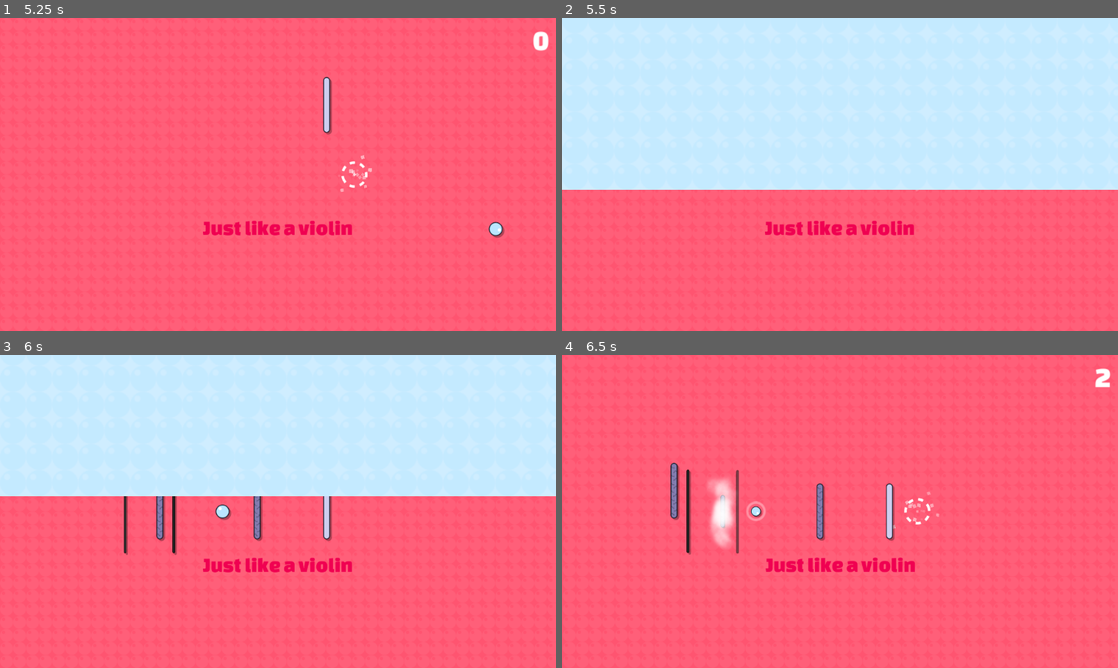
Above: before the commit, frames 1-4 (two rows, left to right).
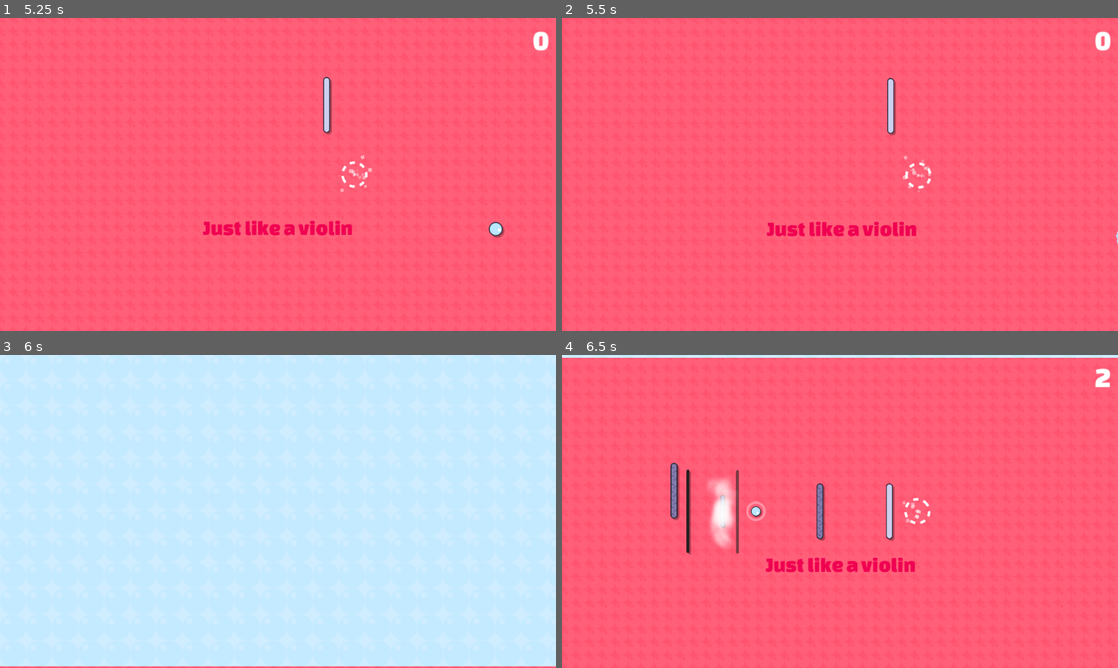
Above: after the commit, the same moments.

Repository: WirelessNine/Re-Cochet
Game: Godot game, scene res://scenes/main/main.tscn
The game is run twice, just before and just after one commit, with the same random seed, the same clock (stepped at 60 frames per second) and the same inputs.
Inputs (mouse positions are in pixels of both pictures, inside the frame that each line leads up to):
- Up to frame 1 (5.25 s): click (227, 168) at 0.5 s; click (328, 168) at 1.25 s; click (433, 168) at 2 s; click (122, 230) at 2.75 s; tap Enter (ui_accept) at 3.5, 3.77 s; move the mouse to (400, 158) at 3.52 s; tap I at 3.6, 5.1 s; click (400, 158) at 3.67 s; drag from (166, 190) to (355, 174) at 4.27 s; move the mouse to (333, 105) at 5.02 s
- Up to frame 2 (5.5 s): no input
- Up to frame 3 (6 s): drag from (250, 574) to (111, 464) at 5.77 s
- Up to frame 4 (6.5 s): no input

Frame 1 is identical in both runs. In frame 2, 56% of the frame differs, in the area x 0-100%, y 0-73%; in frame 3, 54%; in frame 4, 1.1%.

Commit message:
Add sound and music

Diff:
--- /dev/null
+++ b/assets/audio/clap_random.tres
@@ -0,0 +1,8 @@
+[gd_resource type="AudioStreamRandomizer" format=3 uid="uid://bnrjhg5nc23ws"]
+
+[ext_resource type="AudioStream" uid="uid://dfcd3dx1qhfiv" path="res://assets/audio/clap.wav" id="1_eqjdv"]
+
+[resource]
+random_pitch = 1.0594631
+streams_count = 1
+stream_0/stream = ExtResource("1_eqjdv")
--- /dev/null
+++ b/assets/audio/conga_random.tres
@@ -0,0 +1,8 @@
+[gd_resource type="AudioStreamRandomizer" format=3 uid="uid://bfosa35la6fl1"]
+
+[ext_resource type="AudioStream" uid="uid://la53mnute0sx" path="res://assets/audio/conga.wav" id="1_oe5f4"]
+
+[resource]
+random_pitch = 1.0594631
+streams_count = 1
+stream_0/stream = ExtResource("1_oe5f4")
--- /dev/null
+++ b/assets/audio/metal_random.tres
@@ -0,0 +1,8 @@
+[gd_resource type="AudioStreamRandomizer" format=3 uid="uid://cgdsve112rnpc"]
+
+[ext_resource type="AudioStream" uid="uid://3p4wqovr1tsc" path="res://assets/audio/metal.wav" id="1_4ym0f"]
+
+[resource]
+random_pitch = 1.0594631
+streams_count = 1
+stream_0/stream = ExtResource("1_4ym0f")
--- /dev/null
+++ b/assets/audio/swoosh_randomizer.tres
@@ -0,0 +1,8 @@
+[gd_resource type="AudioStreamRandomizer" format=3 uid="uid://51caiwdqyqga"]
+
+[ext_resource type="AudioStream" uid="uid://cjtllfb13wu2q" path="res://assets/audio/swoosh.wav" id="1_8s4on"]
+
+[resource]
+random_pitch = 1.0594631
+streams_count = 1
+stream_0/stream = ExtResource("1_8s4on")
--- /dev/null
+++ b/assets/audio/tamb_random.tres
@@ -0,0 +1,8 @@
+[gd_resource type="AudioStreamRandomizer" format=3 uid="uid://m3i8i7f4ysgs"]
+
+[ext_resource type="AudioStream" uid="uid://jyo8s56bve50" path="res://assets/audio/tamb.wav" id="1_47n8a"]
+
+[resource]
+random_pitch = 1.0594631
+streams_count = 1
+stream_0/stream = ExtResource("1_47n8a")
--- /dev/null
+++ b/assets/audio/ui_pop_randomizer.tres
@@ -0,0 +1,8 @@
+[gd_resource type="AudioStreamRandomizer" format=3 uid="uid://bn75ryyrafbns"]
+
+[ext_resource type="AudioStream" uid="uid://bt38lo321ernf" path="res://assets/audio/ui_pop.wav" id="1_7v4k4"]
+
+[resource]
+random_pitch = 1.0594631
+streams_count = 1
+stream_0/stream = ExtResource("1_7v4k4")
--- a/scenes/main/main.gd
+++ b/scenes/main/main.gd
@@ -25,6 +25,8 @@
 @onready var fade: ColorRect = %Fade
 @onready var title_screen: Menu = %TitleScreen
 @onready var current_hits_label: Label = %CurrentHits
+@onready var win: AudioStreamPlayer = %Win
+@onready var kill: AudioStreamPlayer = %Kill
 
 
 func _ready() -> void:
@@ -122,6 +124,7 @@
 
 func _on_level_failed() -> void:
 	current_level.kill_player()
+	kill.play()
 
 	await get_tree().create_timer(0.2).timeout
 
@@ -145,6 +148,8 @@
 
 	if current_level.pentagon_collected:
 		Globals.pentagon_levels[current_level.level_id] = true
+
+	win.play()
 
 	var tween: Tween = create_tween().set_ease(Tween.EASE_OUT).set_trans(Tween.TRANS_CUBIC)
 
@@ -183,4 +188,4 @@
 
 func _on_bounds_body_entered(body: Node2D) -> void:
 	if body is Player2D:
-		restart_level()
+		_on_level_failed()
--- a/scenes/main/main.tscn
+++ b/scenes/main/main.tscn
@@ -3,6 +3,9 @@
 [ext_resource type="Script" uid="uid://dob0r6vfipwon" path="res://scenes/main/main.gd" id="1_hyk8p"]
 [ext_resource type="PackedScene" uid="uid://cne11b6o4xcdl" path="res://scenes/ui/title_screen.tscn" id="2_iuonh"]
 [ext_resource type="PackedScene" uid="uid://cpey7p5dp4tr1" path="res://scenes/ui/level_transition.tscn" id="3_k2fmo"]
+[ext_resource type="AudioStream" uid="uid://wn4ejgkdnrvx" path="res://assets/audio/win_clap.wav" id="4_l3cfh"]
+[ext_resource type="AudioStream" uid="uid://d3qb7mkde1g8c" path="res://assets/audio/shatter.wav" id="5_6q06x"]
+[ext_resource type="AudioStream" uid="uid://cen1r3cbpy2lp" path="res://assets/audio/drums and beats.wav" id="6_ow5a4"]
 
 [sub_resource type="WorldBoundaryShape2D" id="WorldBoundaryShape2D_k2fmo"]
 distance = -362.0
@@ -86,4 +89,19 @@
 text = "5"
 horizontal_alignment = 2
 
+[node name="Win" type="AudioStreamPlayer" parent="." unique_id=331461413]
+unique_name_in_owner = true
+stream = ExtResource("4_l3cfh")
+volume_db = -5.0
+
+[node name="Kill" type="AudioStreamPlayer" parent="." unique_id=1902219555]
+unique_name_in_owner = true
+stream = ExtResource("5_6q06x")
+volume_db = -10.0
+
+[node name="Music" type="AudioStreamPlayer" parent="." unique_id=1620496295]
+stream = ExtResource("6_ow5a4")
+volume_db = -8.0
+autoplay = true
+
 [connection signal="body_entered" from="Bounds" to="." method="_on_bounds_body_entered"]
--- a/scenes/obstacles/circle.tscn
+++ b/scenes/obstacles/circle.tscn
@@ -3,6 +3,7 @@
 [ext_resource type="Script" uid="uid://dpk2rfjrudpty" path="res://scenes/obstacles/wall.gd" id="1_mtws3"]
 [ext_resource type="Texture2D" uid="uid://udluvtuu1oko" path="res://resources/textures/obstacles/circle.tres" id="2_mtws3"]
 [ext_resource type="Material" uid="uid://bipoqgphw5eb0" path="res://resources/materials/drop_shadow_material.tres" id="3_ivjmd"]
+[ext_resource type="AudioStream" uid="uid://dfcd3dx1qhfiv" path="res://assets/audio/clap.wav" id="4_ggoh7"]
 
 [sub_resource type="CircleShape2D" id="CircleShape2D_ru67q"]
 radius = 32.24903
@@ -22,3 +23,7 @@
 
 [node name="CollisionShape2D" type="CollisionShape2D" parent="." unique_id=1189307780]
 shape = SubResource("CircleShape2D_ru67q")
+
+[node name="Hit" type="AudioStreamPlayer" parent="." unique_id=802988162]
+unique_name_in_owner = true
+stream = ExtResource("4_ggoh7")
--- a/scenes/obstacles/square.tscn
+++ b/scenes/obstacles/square.tscn
@@ -3,6 +3,7 @@
 [ext_resource type="Script" uid="uid://dpk2rfjrudpty" path="res://scenes/obstacles/wall.gd" id="1_iifny"]
 [ext_resource type="Texture2D" uid="uid://cfkbmuqwo5pt4" path="res://resources/textures/obstacles/square.tres" id="2_7s7k8"]
 [ext_resource type="Material" uid="uid://bipoqgphw5eb0" path="res://resources/materials/drop_shadow_material.tres" id="3_e4qlr"]
+[ext_resource type="AudioStream" uid="uid://dfcd3dx1qhfiv" path="res://assets/audio/clap.wav" id="4_3wud4"]
 
 [sub_resource type="RectangleShape2D" id="RectangleShape2D_as85p"]
 size = Vector2(64, 64)
@@ -22,3 +23,7 @@
 
 [node name="CollisionShape2D" type="CollisionShape2D" parent="." unique_id=1189307780]
 shape = SubResource("RectangleShape2D_as85p")
+
+[node name="Hit" type="AudioStreamPlayer" parent="." unique_id=1492430444]
+unique_name_in_owner = true
+stream = ExtResource("4_3wud4")
--- a/scenes/obstacles/string.gd
+++ b/scenes/obstacles/string.gd
@@ -6,6 +6,7 @@
 @onready var sprite: Sprite2D = %Sprite
 @onready var shadow: Sprite2D = %Shadow
 @onready var collision_shape: CollisionShape2D = %CollisionShape
+@onready var hit: AudioStreamPlayer = %Hit
 
 @export var targets: Dictionary[Node2D, Vector2]
 
@@ -17,6 +18,8 @@
 	activated = true
 	collision_shape.set_deferred(&"disabled", true)
 	shadow.hide()
+
+	hit.play()
 
 	_handle_target_obstacles()
 
--- a/scenes/obstacles/string.tscn
+++ b/scenes/obstacles/string.tscn
@@ -3,6 +3,7 @@
 [ext_resource type="Script" uid="uid://bniexn1cch48y" path="res://scenes/obstacles/string.gd" id="1_2hhs6"]
 [ext_resource type="Texture2D" uid="uid://cjw3nexaf1vw0" path="res://resources/textures/obstacles/string.tres" id="2_k5ec0"]
 [ext_resource type="Material" uid="uid://bipoqgphw5eb0" path="res://resources/materials/drop_shadow_material.tres" id="3_2hhs6"]
+[ext_resource type="AudioStream" uid="uid://m3i8i7f4ysgs" path="res://assets/audio/tamb_random.tres" id="4_lqviy"]
 
 [sub_resource type="RectangleShape2D" id="RectangleShape2D_as85p"]
 size = Vector2(6, 192)
@@ -27,3 +28,8 @@
 unique_name_in_owner = true
 shape = SubResource("RectangleShape2D_as85p")
 debug_color = Color(0, 0.5950001, 0.7, 0)
+
+[node name="Hit" type="AudioStreamPlayer" parent="." unique_id=758505382]
+unique_name_in_owner = true
+stream = ExtResource("4_lqviy")
+stream_paused = true
--- a/scenes/obstacles/triangle.tscn
+++ b/scenes/obstacles/triangle.tscn
@@ -3,6 +3,7 @@
 [ext_resource type="Script" uid="uid://dpk2rfjrudpty" path="res://scenes/obstacles/wall.gd" id="1_34uyr"]
 [ext_resource type="Texture2D" uid="uid://dug58ga606054" path="res://resources/textures/obstacles/triangle.tres" id="2_34uyr"]
 [ext_resource type="Material" uid="uid://bipoqgphw5eb0" path="res://resources/materials/drop_shadow_material.tres" id="3_ajhgl"]
+[ext_resource type="AudioStream" uid="uid://dfcd3dx1qhfiv" path="res://assets/audio/clap.wav" id="4_ru67q"]
 
 [sub_resource type="ConvexPolygonShape2D" id="ConvexPolygonShape2D_ivjmd"]
 points = PackedVector2Array(0, -32, -31, 32, 31, 32)
@@ -22,3 +23,7 @@
 
 [node name="CollisionShape2D" type="CollisionShape2D" parent="." unique_id=1189307780]
 shape = SubResource("ConvexPolygonShape2D_ivjmd")
+
+[node name="Hit" type="AudioStreamPlayer" parent="." unique_id=633172797]
+unique_name_in_owner = true
+stream = ExtResource("4_ru67q")
--- a/scenes/obstacles/wall.gd
+++ b/scenes/obstacles/wall.gd
@@ -13,6 +13,7 @@
 ]
 
 @onready var sprite: Sprite2D = %Sprite
+@onready var hit: AudioStreamPlayer = %Hit
 
 
 func _touched() -> void:
@@ -25,3 +26,5 @@
 
 	tween.tween_property(sprite, ^"self_modulate", Color.WHITE, 0.5)
 	tween.tween_property(sprite, ^"scale", Vector2.ONE, 0.2)
+
+	hit.play()
--- a/scenes/obstacles/wall.tscn
+++ b/scenes/obstacles/wall.tscn
@@ -3,6 +3,7 @@
 [ext_resource type="Script" uid="uid://dpk2rfjrudpty" path="res://scenes/obstacles/wall.gd" id="1_2jsn7"]
 [ext_resource type="Material" uid="uid://bipoqgphw5eb0" path="res://resources/materials/drop_shadow_material.tres" id="1_amwi0"]
 [ext_resource type="Texture2D" uid="uid://baamtv6ta751g" path="res://resources/textures/obstacles/wall.tres" id="1_fdlmw"]
+[ext_resource type="AudioStream" uid="uid://dfcd3dx1qhfiv" path="res://assets/audio/clap.wav" id="4_uor2m"]
 
 [sub_resource type="RectangleShape2D" id="RectangleShape2D_as85p"]
 size = Vector2(16, 128)
@@ -22,3 +23,8 @@
 [node name="CollisionShape2D" type="CollisionShape2D" parent="." unique_id=2086472865]
 shape = SubResource("RectangleShape2D_as85p")
 debug_color = Color(0, 0.5950001, 0.7, 0)
+
+[node name="Hit" type="AudioStreamPlayer" parent="." unique_id=1773874511]
+unique_name_in_owner = true
+stream = ExtResource("4_uor2m")
+stream_paused = true
--- a/scenes/obstacles/weak_wall.gd
+++ b/scenes/obstacles/weak_wall.gd
@@ -3,6 +3,7 @@
 @onready var sprite: Sprite2D = %Sprite
 @onready var collision_shape: CollisionShape2D = %CollisionShape
 @onready var particles: GPUParticles2D = %Particles
+@onready var hit: AudioStreamPlayer = %Hit
 
 
 func _touched() -> void:
@@ -13,3 +14,5 @@
 
 	tween.tween_property(sprite, ^"scale", Vector2.ZERO, 0.2)
 	tween.tween_property(sprite, ^"self_modulate:a", 0.0, 0.1)
+
+	hit.play()
--- a/scenes/obstacles/weak_wall.tscn
+++ b/scenes/obstacles/weak_wall.tscn
@@ -6,6 +6,7 @@
 [ext_resource type="Texture2D" uid="uid://cyujrjm2clq8x" path="res://assets/particles/dust.png" id="3_hwrpx"]
 [ext_resource type="Texture2D" uid="uid://baamtv6ta751g" path="res://resources/textures/obstacles/wall.tres" id="4_ta044"]
 [ext_resource type="Material" uid="uid://c0mtr7tqnxlx7" path="res://resources/particles/weak_wall_particles.tres" id="6_ta044"]
+[ext_resource type="AudioStream" uid="uid://la53mnute0sx" path="res://assets/audio/conga.wav" id="7_0krcu"]
 
 [sub_resource type="RectangleShape2D" id="RectangleShape2D_as85p"]
 size = Vector2(16, 128)
@@ -37,3 +38,8 @@
 one_shot = true
 explosiveness = 1.0
 process_material = ExtResource("6_ta044")
+
+[node name="Hit" type="AudioStreamPlayer" parent="." unique_id=304388297]
+unique_name_in_owner = true
+stream = ExtResource("7_0krcu")
+volume_db = 5.0
--- a/scenes/player/ball.gd
+++ b/scenes/player/ball.gd
@@ -29,6 +29,7 @@
 @onready var hit_effect: Sprite2D = %HitEffect
 @onready var particles: GPUParticles2D = %Particles
 @onready var animation_player: AnimationPlayer = %AnimationPlayer
+@onready var swoosh: AudioStreamPlayer = %Swoosh
 
 
 func _ready() -> void:
@@ -85,6 +86,8 @@
 
 
 func _set_directional_velocity() -> void:
+	swoosh.play()
+
 	var speed_multiplier: float
 
 	if drag_distance >= MIN_DISTANCE_FOR_MAX:
--- a/scenes/player/ball.tscn
+++ b/scenes/player/ball.tscn
@@ -5,6 +5,7 @@
 [ext_resource type="Texture2D" uid="uid://ex4hwa0lil6h" path="res://resources/textures/player/player.tres" id="2_cladr"]
 [ext_resource type="Texture2D" uid="uid://dopyqpbwisn6x" path="res://resources/textures/player/player_hit.tres" id="4_cladr"]
 [ext_resource type="Material" uid="uid://duhvkg2oym0pm" path="res://resources/particles/shatter_particles.tres" id="5_gw4ti"]
+[ext_resource type="AudioStream" uid="uid://51caiwdqyqga" path="res://assets/audio/swoosh_randomizer.tres" id="6_fuvcc"]
 
 [sub_resource type="CircleShape2D" id="CircleShape2D_as85p"]
 radius = 14.0
@@ -110,4 +111,8 @@
 libraries/ = SubResource("AnimationLibrary_pqjmp")
 speed_scale = 3.0
 
+[node name="Swoosh" type="AudioStreamPlayer" parent="." unique_id=161699384]
+unique_name_in_owner = true
+stream = ExtResource("6_fuvcc")
+
 [connection signal="body_entered" from="Area" to="." method="_on_area_body_entered"]
--- a/scenes/player/pentagon.gd
+++ b/scenes/player/pentagon.gd
@@ -4,6 +4,7 @@
 
 @onready var sprite: Sprite2D = %Sprite
 @onready var particles: GPUParticles2D = %Particles
+@onready var collect: AudioStreamPlayer = %Collect
 
 
 func _on_body_entered(body: Node2D) -> void:
@@ -13,6 +14,7 @@
 	if body is Player2D:
 		Globals.pentagon_collected.emit()
 		collected = true
+		collect.play()
 
 		var tween: Tween = create_tween().set_parallel()
 
--- a/scenes/player/pentagon.tscn
+++ b/scenes/player/pentagon.tscn
@@ -3,6 +3,7 @@
 [ext_resource type="Script" uid="uid://51swrq5p36s8" path="res://scenes/player/pentagon.gd" id="1_7pjyk"]
 [ext_resource type="Texture2D" uid="uid://cltq8udap8obq" path="res://resources/textures/player/pentagon.tres" id="1_8ebbx"]
 [ext_resource type="Material" uid="uid://cqhauob2kf7e4" path="res://resources/particles/pentagon_particles.tres" id="3_w6u0c"]
+[ext_resource type="AudioStream" uid="uid://cgdsve112rnpc" path="res://assets/audio/metal_random.tres" id="4_voa21"]
 
 [sub_resource type="RectangleShape2D" id="RectangleShape2D_as85p"]
 size = Vector2(36, 34)
@@ -68,4 +69,8 @@
 explosiveness = 1.0
 process_material = ExtResource("3_w6u0c")
 
+[node name="Collect" type="AudioStreamPlayer" parent="." unique_id=2086821343]
+unique_name_in_owner = true
+stream = ExtResource("4_voa21")
+
 [connection signal="body_entered" from="." to="." method="_on_body_entered"]
--- a/scenes/ui/level_transition.tscn
+++ b/scenes/ui/level_transition.tscn
@@ -3,6 +3,8 @@
 [ext_resource type="Script" uid="uid://j0j7ac8n8o6w" path="res://scenes/ui/level_transition.gd" id="1_60wc7"]
 [ext_resource type="Resource" uid="uid://csbhmw3ip0q5v" path="res://resources/presets/level_transition.tres" id="2_5dc5g"]
 [ext_resource type="Texture2D" uid="uid://bnuvk0xuxhrge" path="res://resources/textures/ui/pattern.tres" id="2_60wc7"]
+[ext_resource type="AudioStream" uid="uid://la53mnute0sx" path="res://assets/audio/conga.wav" id="4_vyrf0"]
+[ext_resource type="AudioStream" uid="uid://dfcd3dx1qhfiv" path="res://assets/audio/clap.wav" id="5_cfw08"]
 
 [sub_resource type="Animation" id="Animation_60wc7"]
 length = 0.001
@@ -105,6 +107,25 @@
 "update": 0,
 "values": [Color(1, 1, 1, 0), Color(1, 1, 1, 0), Color(1, 1, 1, 1)]
 }
+tracks/4/type = "audio"
+tracks/4/imported = false
+tracks/4/enabled = true
+tracks/4/path = NodePath("Swoosh")
+tracks/4/interp = 1
+tracks/4/loop_wrap = true
+tracks/4/keys = {
+"clips": [{
+"end_offset": 0.0,
+"start_offset": 0.0,
+"stream": ExtResource("4_vyrf0")
+}, {
+"end_offset": 0.0,
+"start_offset": 0.0,
+"stream": ExtResource("5_cfw08")
+}],
+"times": PackedFloat32Array(0, 0.6)
+}
+tracks/4/use_blend = true
 
 [sub_resource type="AnimationLibrary" id="AnimationLibrary_0gq4x"]
 _data = {
@@ -161,3 +182,5 @@
 [node name="AnimationPlayer" type="AnimationPlayer" parent="." unique_id=88307627]
 unique_name_in_owner = true
 libraries/ = SubResource("AnimationLibrary_0gq4x")
+
+[node name="Swoosh" type="AudioStreamPlayer" parent="." unique_id=184741396]
--- a/scenes/ui/title_screen.gd
+++ b/scenes/ui/title_screen.gd
@@ -3,6 +3,7 @@
 const PENTAGON_FULL: AtlasTexture = preload("uid://c7febubhoht5n")
 
 @onready var levels_grid: GridContainer = %LevelsGrid
+@onready var pop: AudioStreamPlayer = $Pop
 
 
 func _ready() -> void:
@@ -13,6 +14,7 @@
 
 
 func _on_level_button_pressed(button: Button) -> void:
+	pop.play()
 	Globals.level_selected.emit(button.level)
 
 
--- a/scenes/ui/title_screen.tscn
+++ b/scenes/ui/title_screen.tscn
@@ -16,6 +16,7 @@
 [ext_resource type="Material" uid="uid://c0mtr7tqnxlx7" path="res://resources/particles/weak_wall_particles.tres" id="14_y77df"]
 [ext_resource type="Material" uid="uid://dhhjef3jyrtoy" path="res://resources/particles/return_point_particles.tres" id="15_jqmgk"]
 [ext_resource type="Texture2D" uid="uid://bs3apfjkwcbqf" path="res://assets/bootsplash/title.png" id="16_to824"]
+[ext_resource type="AudioStream" uid="uid://bn75ryyrafbns" path="res://assets/audio/ui_pop_randomizer.tres" id="17_y77df"]
 
 [sub_resource type="Animation" id="Animation_to824"]
 length = 0.001
@@ -232,3 +233,7 @@
 [node name="AnimationPlayer" type="AnimationPlayer" parent="Bootsplash" unique_id=1008129559]
 libraries/ = SubResource("AnimationLibrary_jqmgk")
 autoplay = &"boot"
+
+[node name="Pop" type="AudioStreamPlayer" parent="." unique_id=608399046]
+stream = ExtResource("17_y77df")
+volume_db = -10.0
Not shown, added: assets/audio/clap.wav.import
Not shown, added: assets/audio/conga.wav.import
Not shown, added: assets/audio/drums and beats.wav.import
Not shown, added: assets/audio/metal.wav.import
Not shown, added: assets/audio/shatter.wav.import
Not shown, added: assets/audio/swoosh.wav.import
Not shown, added: assets/audio/tamb.wav.import
Not shown, added: assets/audio/ui_pop.wav.import
Not shown, added: assets/audio/win_clap.wav.import
Not shown, added: assets/audio/clap.wav
Not shown, added: assets/audio/conga.wav
Not shown, added: assets/audio/drums and beats.wav
(and 7 more such lines)
